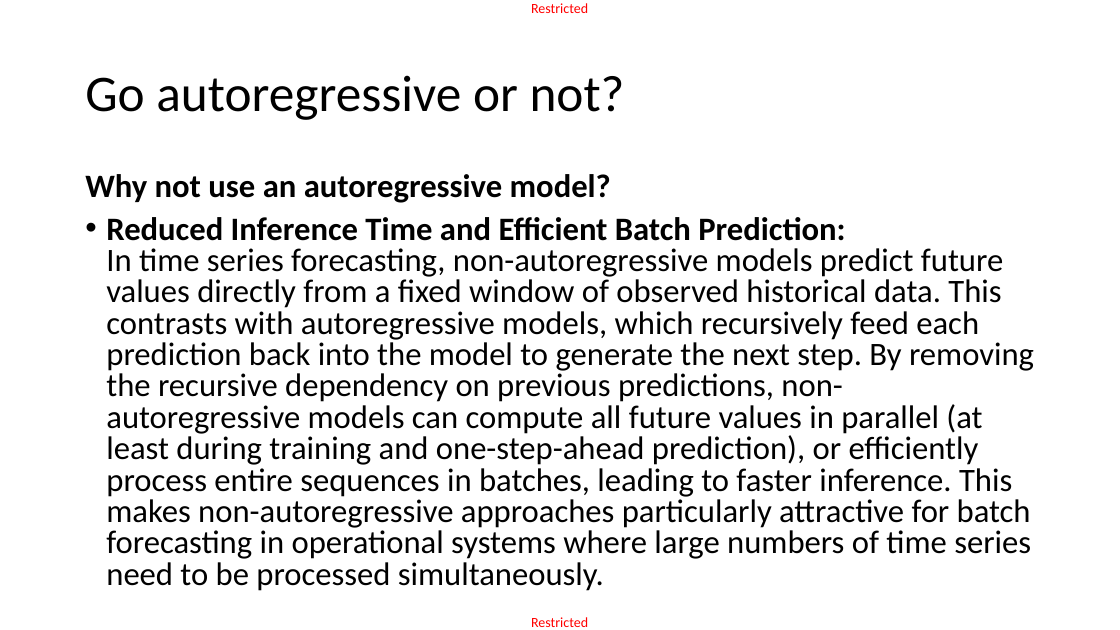
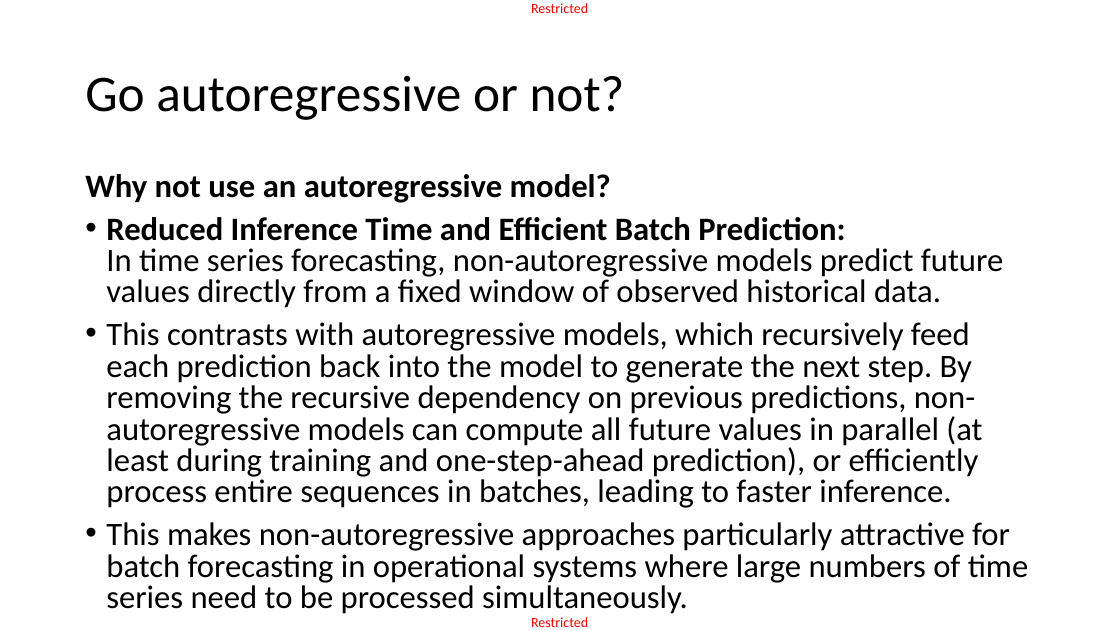
Before and after one commit to matthieudemari/SUTD_DL_50_039, a slide deck: slide 45 of W5/3. W5S3 final/W5S3.pptx (slide 43 before the commit). Drawn at 1120x630 pixels with LibreOffice and Linux fonts; fonts in the diff are those of the drawing. Boxes give left, top, right and bottom in pixels: in the first picture for what was removed or moved away, otherwise in the second. Text is boxed around its words. In the diff, an @@ line names an element or a change of style, - is before the commit and + after.

```diff
--- a/W5/3. W5S3 final/W5S3.pptx
+++ b/W5/3. W5S3 final/W5S3.pptx
@@ text at box(106, 217, 1028, 614): text changed @@
-• Reduced Inference Time and Efficient Batch Prediction:
-  In time series forecasting, non-autoregressive models predict future values directly from a fixed window of observed historical data. This contrasts with autoregressive models, which recursively feed each prediction back into the model to generate the next step. By removing the recursive dependency on previous predictions, non-autoregressive models can compute all future values in parallel (at least during training and one-step-ahead prediction), or efficiently process entire sequences in batches, leading to faster inference. This makes non-autoregressive approaches particularly attractive for batch forecasting in operational systems where large numbers of time series need to be processed simultaneously.
+• Reduced Inference Time and Efficient Batch Prediction:
+  In time series forecasting, non-autoregressive models predict future values directly from a fixed window of observed historical data.
+• This contrasts with autoregressive models, which recursively feed each prediction back into the model to generate the next step. By removing the recursive dependency on previous predictions, non-autoregressive models can compute all future values in parallel (at least during training and one-step-ahead prediction), or efficiently process entire sequences in batches, leading to faster inference.
+• This makes non-autoregressive approaches particularly attractive for batch forecasting in operational systems where large numbers of time series need to be processed simultaneously.
```
Also in this commit, not shown: 3 other slides changed, 2 slides added, 4 other files.
